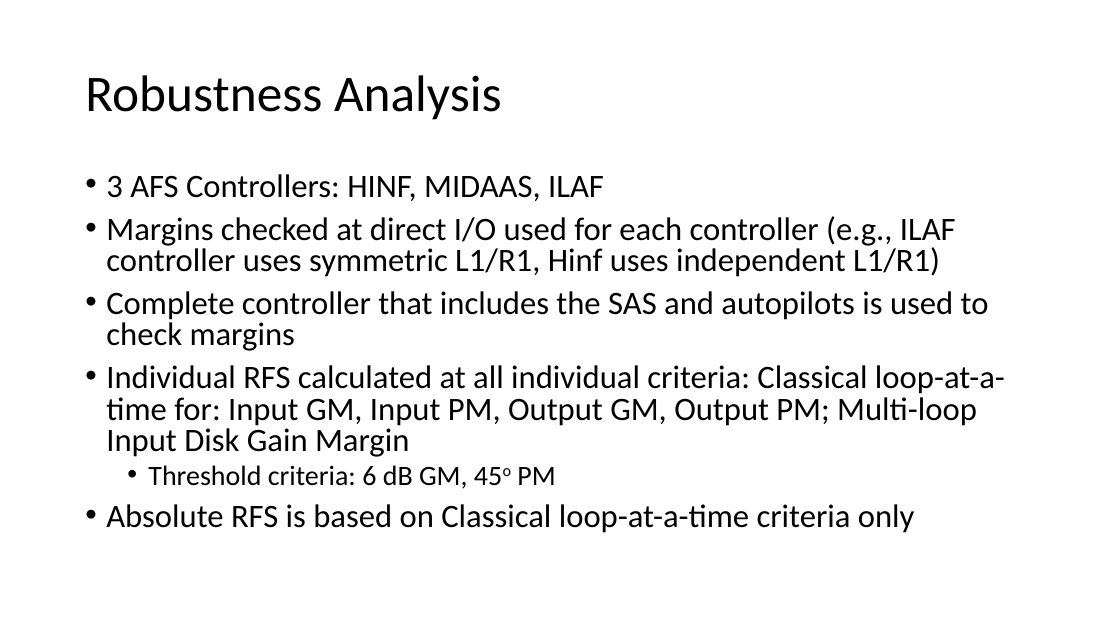
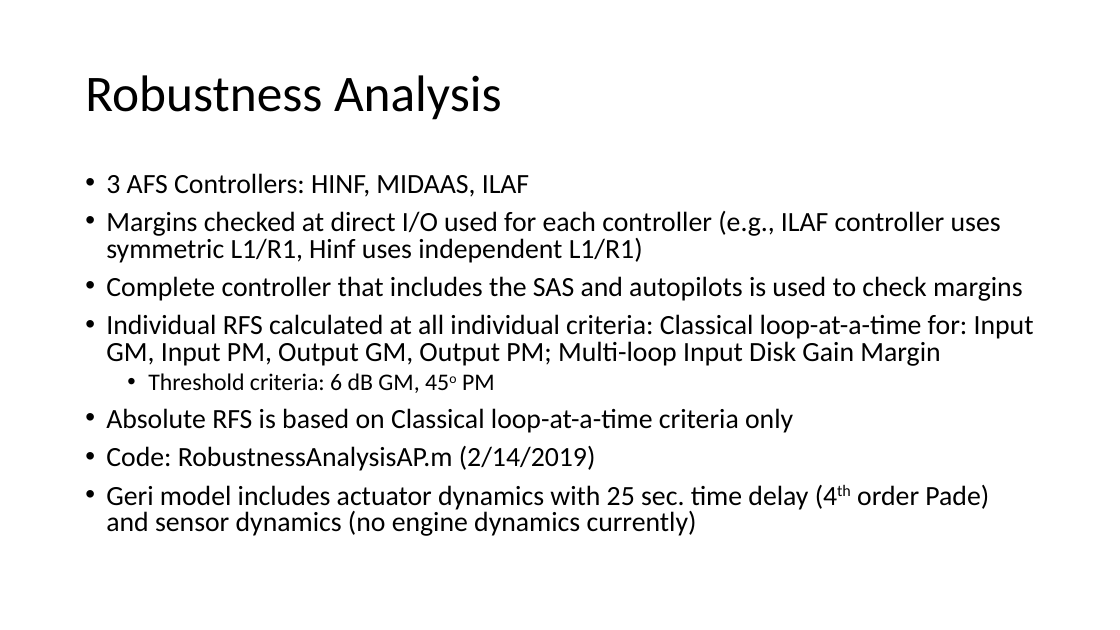
Before and after one commit to padmassun/mAEWing1, a slide deck: slide 1 of Software/Geri_Model_Package/Robustness/RobustnessAnalysis_02142019.pptx. Drawn at 1120x630 pixels with LibreOffice and Linux fonts; fonts in the diff are those of the drawing. Boxes give left, top, right and bottom in pixels: in the first picture for what was removed or moved away, otherwise in the second. Text is boxed around its words. In the diff, an @@ line names an element or a change of style, - is before the commit and + after.

```diff
--- a/Software/Geri_Model_Package/Robustness/RobustnessAnalysis_02142019.pptx
+++ b/Software/Geri_Model_Package/Robustness/RobustnessAnalysis_02142019.pptx
@@ text at bbox=[106, 173, 1034, 433]: size 28 to 23.8 pt in "3 AFS Controllers: HINF, MIDAAS, ILAF", "Margins checked at direct I/O used for ...", "Complete controller that includes the SAS and ...", "Individual RFS calculated at all individual criteria: ..." and 1 more places; size 24 to 20.4 pt in "Threshold criteria: 6 dB GM, 45o PM" @@
@@ text at bbox=[106, 446, 989, 536]: paragraphs added @@
+• Code: RobustnessAnalysisAP.m (2/14/2019)
+• Geri model includes actuator dynamics with 25 sec. time delay (4th order Pade) and sensor dynamics (no engine dynamics currently)
```
Also in this commit, not shown: 3 other slides changed.
